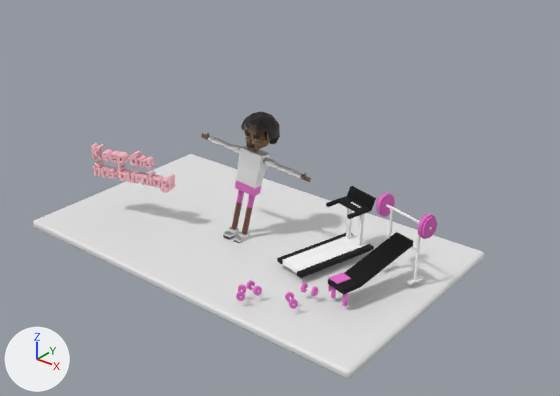
The glTF model public/assets/coach-animated.glb: old version first, new version second.
The view is the same before and after, from a 50 mm lens placed at (16.84, -19.25, 13.88), pointed at (1.32, 0.15, 1.85). Arrows for +X, +Y and +Z are at lower left; the lights stay in place. Where no turn or scale is listed for an object, it has been applied to the vertices. Vertices at the same position are counted once.

Objects in the first picture: 'Cube', 'Cylinder', 'Gym', 'Text.001'.
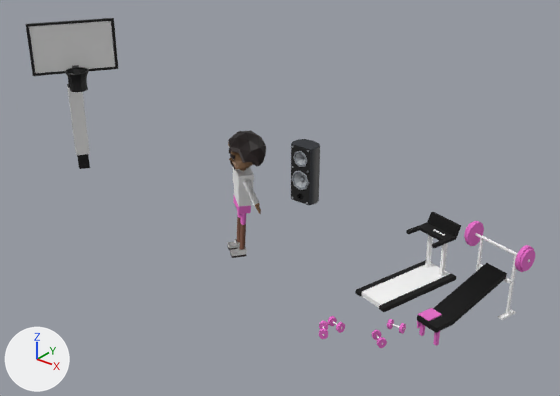
Changed parts and their boxes [x1, y1, x2, y2] in the pictures (560 x 396 px):
'Cube', deleted: before [33, 154, 484, 379]
'Gym', moved: before [236, 186, 437, 309]; after [319, 212, 535, 348]
'node-0.001', added: after [25, 18, 118, 169]
    faces in mat_bbal_white (white #e7e7e7): [29, 21, 115, 155]
    faces in mat_bbal_black (black #000000): [25, 18, 118, 169]
'Cylinder', reshaped (64% narrower): before [201, 112, 311, 243]; after [227, 130, 266, 258]
'Text.001', deleted (pink): before [91, 143, 176, 193]
'node-0.002', added: after [291, 139, 320, 205]

The edits, one by one:
Picture 'WallDeskSpeakers_BaseColor' (img_walldeskspeakers_basecolor) is new.
Material 'lambert3SG' (mat_lambert3sg) is new.
Its texture is img_walldeskspeakers_basecolor.
Its roughness is 0.97.
Material 'bbal-black' (mat_bbal_black) is new.
Its base color is (0.0, 0.0, 0.0) (black #000000).
Material 'bbal-white' (mat_bbal_white) is new.
Its base color is (0.8, 0.8, 0.8) (white #e7e7e7).
me_cylinder has 884 vertices, 1684 faces and spans x -2.27..2.45, y -0.79..1.14, z -0.18..4.72.
me_cylinder is used by ob_cylinder; location (0.0, 0.0, 0.0).
me_cylinder part 1: the whole mesh is multiplied about its middle by the matrix ((0.743, 0.663, -0.092), (-0.67, 0.736, -0.096), (0.004, 0.133, 0.991)), then moved by (0.3, -0.79, -0.34).
me_gym has 906 vertices, 1668 faces and spans x -1.97..2.83, y -2.72..3.13, z -0.82..1.81.
me_gym is used by ob_gym; location (4.26, -1.17, 0.93).
me_gym part 2: the whole mesh is moved by (0.91, -1.37, 0.57).
Mesh me_buffer_0_mesh_0_001 is new.
It has 441 vertices, 830 faces and spans x -0.81..0.36, y 2.98..3.81, z -0.11..2.31.
It uses material mat_lambert3sg (picture img_walldeskspeakers_basecolor).
Mesh me_buffer_0_mesh_0 is new.
It has 208 vertices, 380 faces and spans x -3.37..0.55, y -3.06..0.37, z -0.07..7.09.
Faces by material slot: [10, 370].
It uses material mat_bbal_white (white #e7e7e7).
It uses material mat_bbal_black (black #000000).
Object 'Cube' (ob_cube) is deleted.
Object 'Gym' (ob_gym) moves from (4.26, -1.17, 0.93) to (6.57, 0.2, 0.35).
Object 'Text.001' (ob_text_001) is deleted.
Object 'node-0.002' (ob_node_0_002) is new; it shows me_buffer_0_mesh_0_001.
Its location is (0.23, 0.08, 0.25).
Object 'node-0.001' (ob_node_0_001) is new; it shows me_buffer_0_mesh_0.
Its location is (-6.94, 0.22, 0.07).
